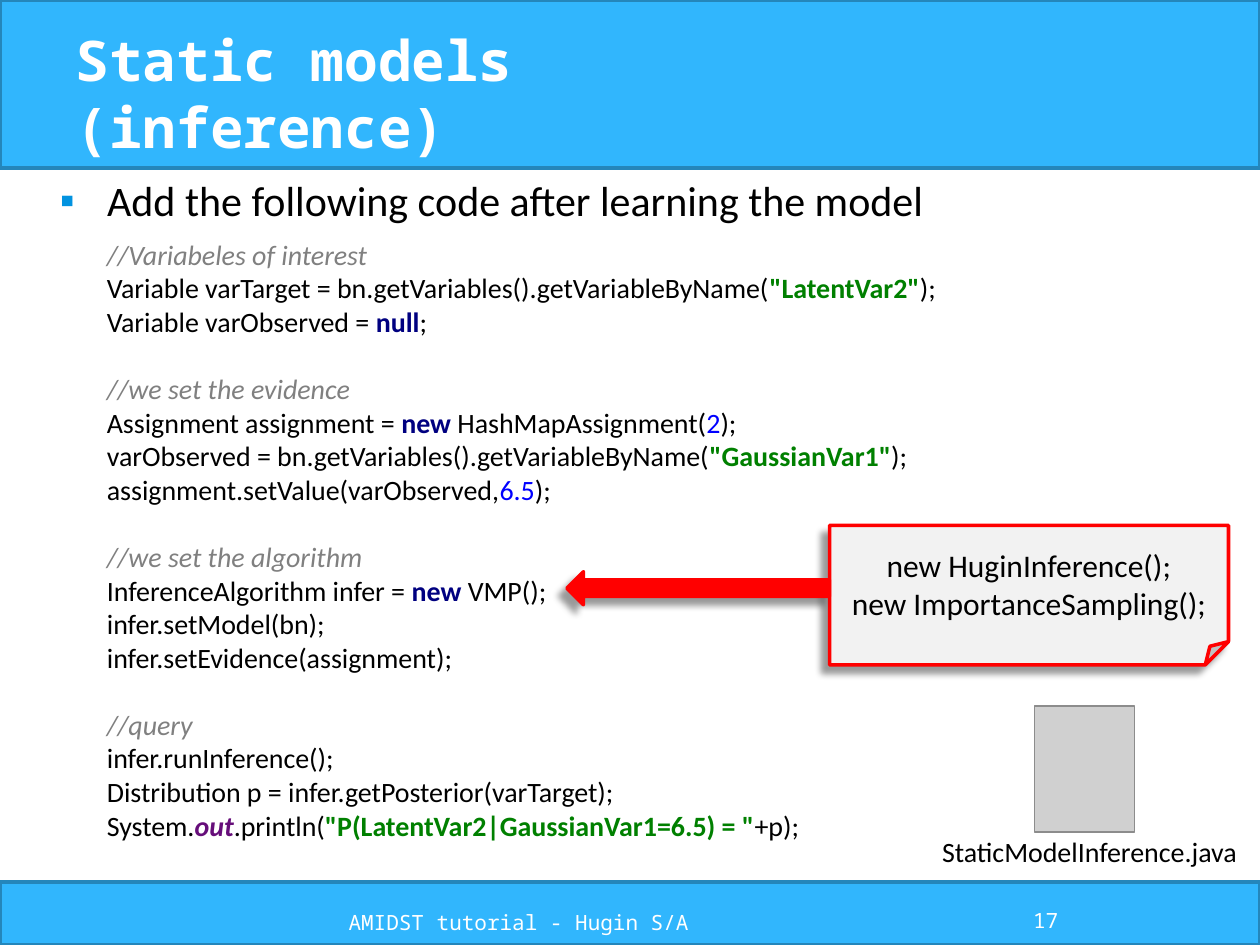
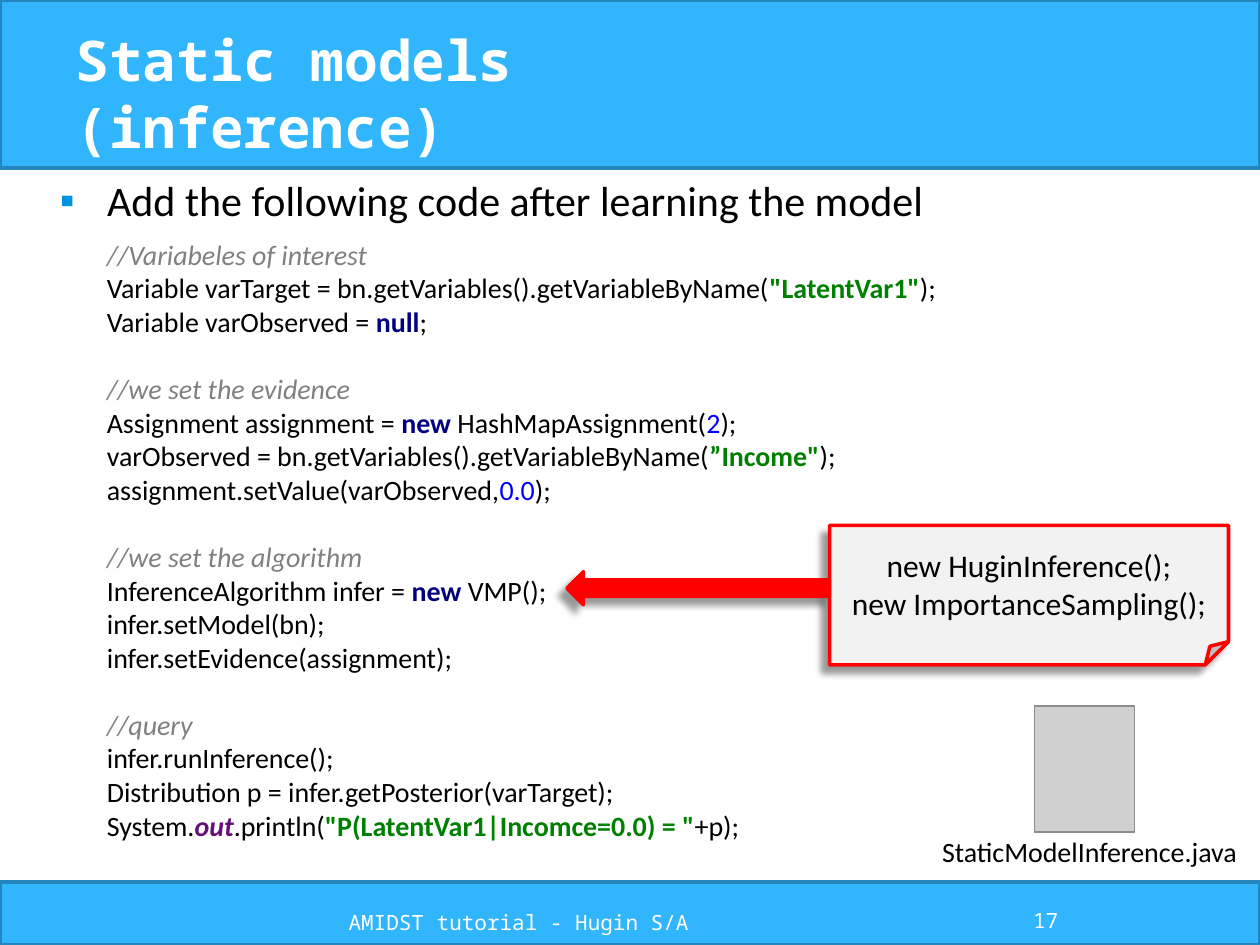
Before and after one commit to amidst/tutorial, a slide deck: slide 17 of doc/slides/AMIDST_slides.pptx. Drawn at 1260x945 pixels with LibreOffice and Linux fonts; fonts in the diff are those of the drawing; grey boxes stand for pictures; background and template pictures are left out. Boxes give left, top, right and bottom in pixels: in the first picture for what was removed or moved away, otherwise in the second. Text is boxed around its words. In the diff, an @@ line names an element or a change of style, - is before the commit and + after.

```diff
--- a/doc/slides/AMIDST_slides.pptx
+++ b/doc/slides/AMIDST_slides.pptx
@@ text at (107,245,936,841): text changed @@
-//Variabeles of interest
-Variable varTarget = bn.getVariables().getVariableByName("LatentVar2");
-Variable varObserved = null;
-//we set the evidence
-Assignment assignment = new HashMapAssignment(2);
-varObserved = bn.getVariables().getVariableByName("GaussianVar1");
-assignment.setValue(varObserved,6.5);
-//we set the algorithm
-InferenceAlgorithm infer = new VMP();
-infer.setModel(bn);
-infer.setEvidence(assignment);
-//query
-infer.runInference();
-Distribution p = infer.getPosterior(varTarget);
-System.out.println("P(LatentVar2|GaussianVar1=6.5) = "+p);
+//Variabeles of interest
+Variable varTarget = bn.getVariables().getVariableByName("LatentVar1");
+Variable varObserved = null;
+//we set the evidence
+Assignment assignment = new HashMapAssignment(2);
+varObserved = bn.getVariables().getVariableByName(”Income");
+assignment.setValue(varObserved,0.0);
+//we set the algorithm
+InferenceAlgorithm infer = new VMP();
+infer.setModel(bn);
+infer.setEvidence(assignment);
+//query
+infer.runInference();
+Distribution p = infer.getPosterior(varTarget);
+System.out.println("P(LatentVar1|Incomce=0.0) = "+p);
```
Also in this commit, not shown: 4 other slides changed, 21 other files.
